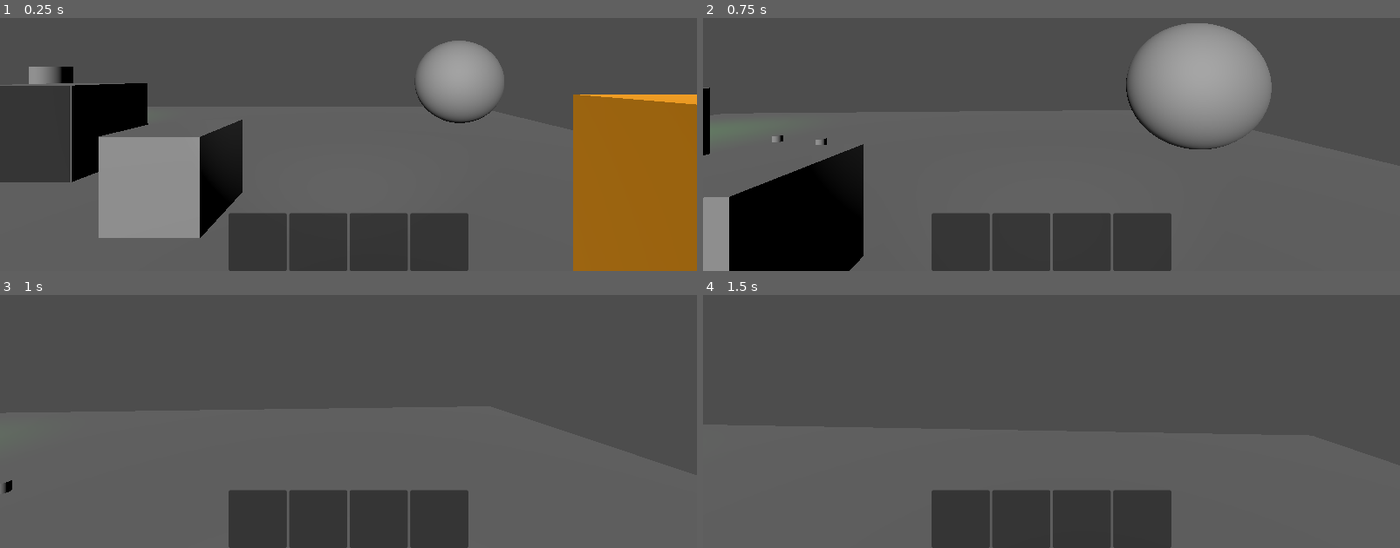
Above: before the commit, frames 1-4 (two rows, left to right).
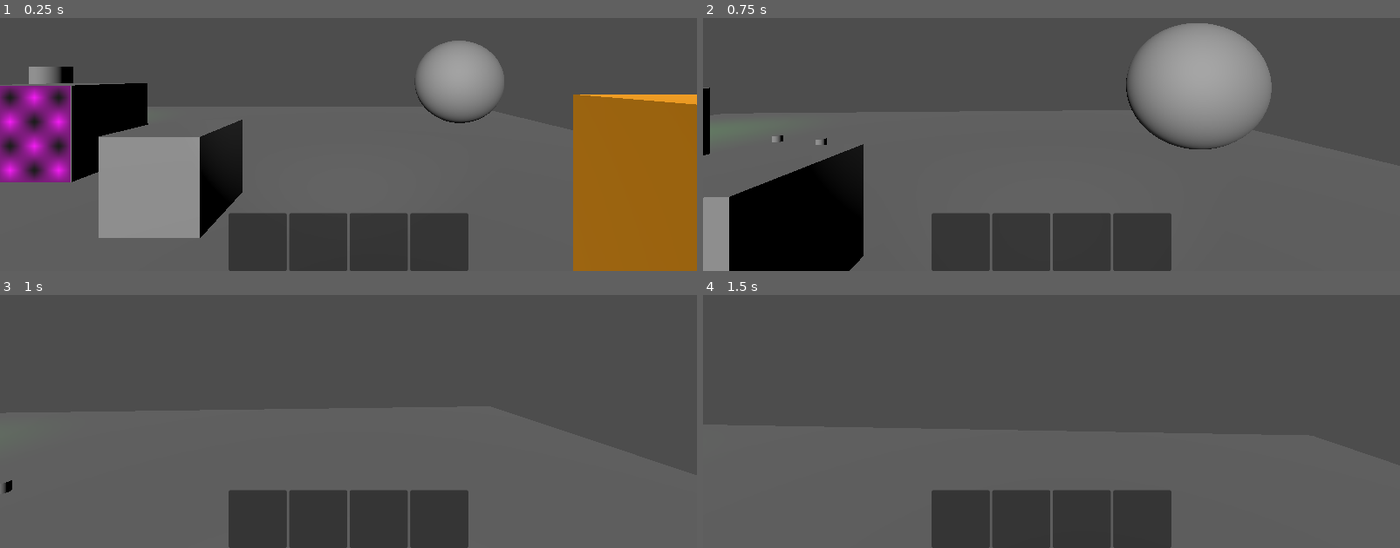
Above: after the commit, the same moments.

Repository: hadll/i-unno
Game: Godot game, scene res://scenes/playground_chloe.tscn
Two runs of this game, one before a commit and one after it. Both use one fixed random seed, a clock stepped at 60 frames per second and the inputs below. This scene is started directly instead of the project's main scene.
Inputs (mouse positions are in pixels of both pictures, inside the frame that each line leads up to):
- Up to frame 1 (0.25 s): no input
- Up to frame 2 (0.75 s): tap Enter at 0.5 s; move the mouse to (1086, 73) at 0.52 s; hold W (move_forward) from 0.53 s (still down); tap 1 (freecam_on) at 0.6 s; click (1086, 73) at 0.67 s
- Up to frame 3 (1 s): keep holding W (move_forward); tap Space (move_jump) at 0.77 s
- Up to frame 4 (1.5 s): keep holding W (move_forward); move the mouse to (1016, 353) at 1.27 s; tap 2 (freecam_swap) at 1.35 s; click (1016, 353) at 1.42 s

The runs differ from the first frame. In frame 1, 3.7% of the frame differs, in the area x 0-11%, y 26-65%; in frame 2, nothing differs; in frame 3, nothing differs; in frame 4, nothing differs.
Error in both runs: Cannot call method 'shader_create_from_spirv' on a null value. (res://scripts/ditherer.gd:25)

Commit message:
updated monitor

Diff:
--- a/scenes/monitor.tscn
+++ b/scenes/monitor.tscn
@@ -1,8 +1,8 @@
 [gd_scene format=3 uid="uid://dp50arh8m1yce"]
 
 [ext_resource type="Script" uid="uid://ng5nu65d6a2w" path="res://scripts/monitor.gd" id="1_3jcr0"]
+[ext_resource type="Script" uid="uid://557bh1kgicsc" path="res://scripts/triggers/relay_trigger_3d.gd" id="1_712wi"]
 [ext_resource type="PackedScene" uid="uid://c75eqni3vr5ks" path="res://scenes/terminal_display.tscn" id="1_gnqr3"]
-[ext_resource type="Script" uid="uid://c2vlk0ij1eiwu" path="res://scripts/triggers/click_trigger_3d.gd" id="3_712wi"]
 
 [sub_resource type="BoxShape3D" id="BoxShape3D_g4v7s"]
 
@@ -18,26 +18,24 @@
 resource_local_to_scene = true
 albedo_texture = SubResource("ViewportTexture_fcnqv")
 
-[node name="Monitor" type="StaticBody3D" unique_id=762516301]
+[node name="Monitor" type="Node3D" unique_id=1658872581]
+script = ExtResource("1_712wi")
+metadata/_custom_type_script = "uid://557bh1kgicsc"
+
+[node name="Monitor" type="StaticBody3D" parent="." unique_id=762516301]
 script = ExtResource("1_3jcr0")
 
-[node name="CollisionShape3D" type="CollisionShape3D" parent="." unique_id=1503137045]
+[node name="CollisionShape3D" type="CollisionShape3D" parent="Monitor" unique_id=1503137045]
 shape = SubResource("BoxShape3D_g4v7s")
 
-[node name="MeshInstance3D" type="MeshInstance3D" parent="." unique_id=636389825]
+[node name="MeshInstance3D" type="MeshInstance3D" parent="Monitor" unique_id=636389825]
 mesh = SubResource("BoxMesh_g4v7s")
 
-[node name="ScreenMesh" type="MeshInstance3D" parent="." unique_id=1854944995]
+[node name="ScreenMesh" type="MeshInstance3D" parent="Monitor" unique_id=1854944995]
 transform = Transform3D(1, 0, 0, 0, 1, 0, 0, 0, 1, 0, 0, 0.5)
 mesh = SubResource("QuadMesh_g4v7s")
 surface_material_override/0 = SubResource("StandardMaterial3D_d0u6y")
 
-[node name="SubViewport" type="SubViewport" parent="." unique_id=970360311]
+[node name="SubViewport" type="SubViewport" parent="Monitor" unique_id=970360311]
 
-[node name="TerminalDisplay" parent="SubViewport" unique_id=387103375 instance=ExtResource("1_gnqr3")]
-
-[node name="ClickTrigger3D" type="Node3D" parent="." unique_id=2056104038 node_paths=PackedStringArray("collision_object")]
-script = ExtResource("3_712wi")
-button = 1
-collision_object = NodePath("..")
-metadata/_custom_type_script = "uid://c2vlk0ij1eiwu"
+[node name="TerminalDisplay" parent="Monitor/SubViewport" unique_id=387103375 instance=ExtResource("1_gnqr3")]
--- a/scripts/monitor.gd
+++ b/scripts/monitor.gd
@@ -2,22 +2,19 @@
 extends Node3D
 
 @onready var terminal_display: TerminalDisplay = $SubViewport/TerminalDisplay
-@onready var start_using_trigger: Trigger = $ClickTrigger3D
+@onready var trigger: Trigger = self.get_parent()
 
 var focused := false
 
 func _ready() -> void:
-	start_using_trigger.trigger_start.connect(func(_t: Trigger) -> void: get_focus())
+	trigger.trigger_start.connect(func(_t: Trigger) -> void: get_focus())
+	trigger.trigger_end.connect(func (_t: Trigger) -> void: release_focus())
 
 func _input(event: InputEvent) -> void:
 	if not focused:
 		return
 	if event is InputEventKey:
 		terminal_display.key_input(event)
-	elif event is InputEventMouseButton:
-		if event.is_pressed():
-			if event.button_index == MOUSE_BUTTON_RIGHT:
-				release_focus()
 
 func get_focus() -> void:
 	if focused:
